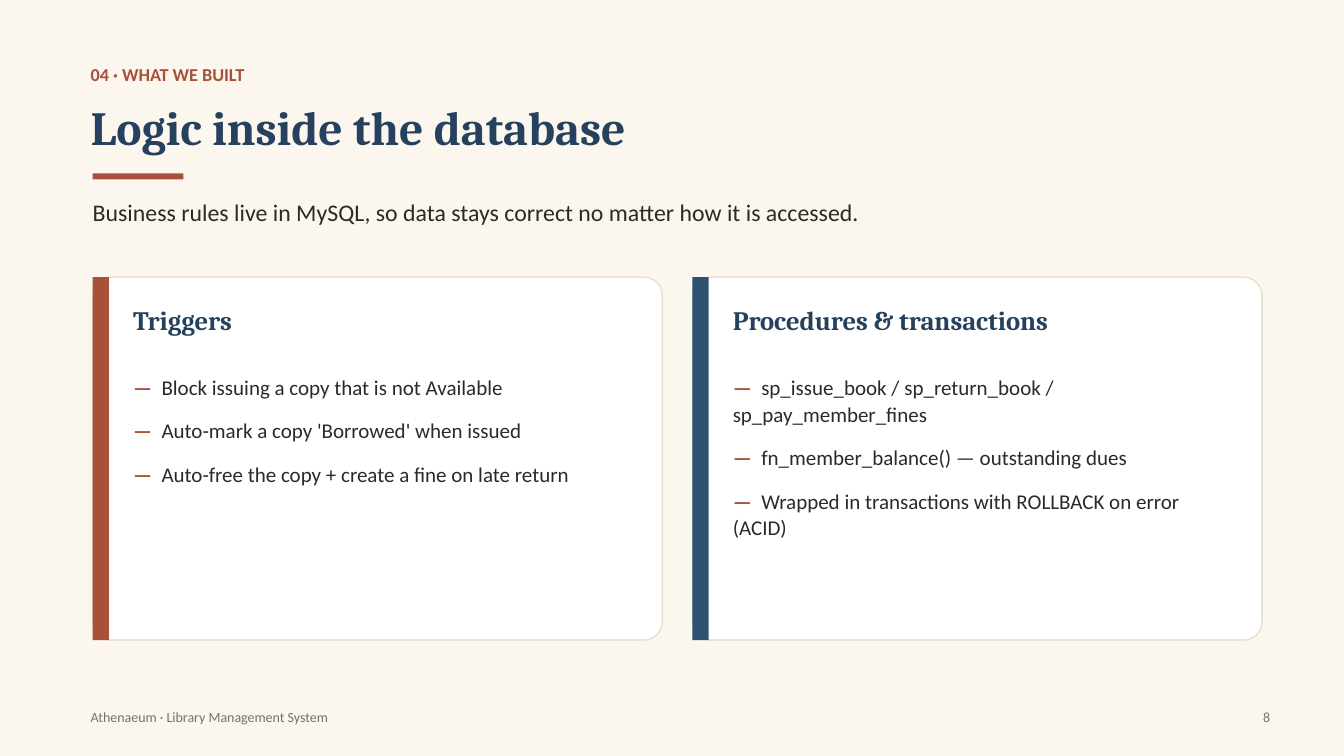
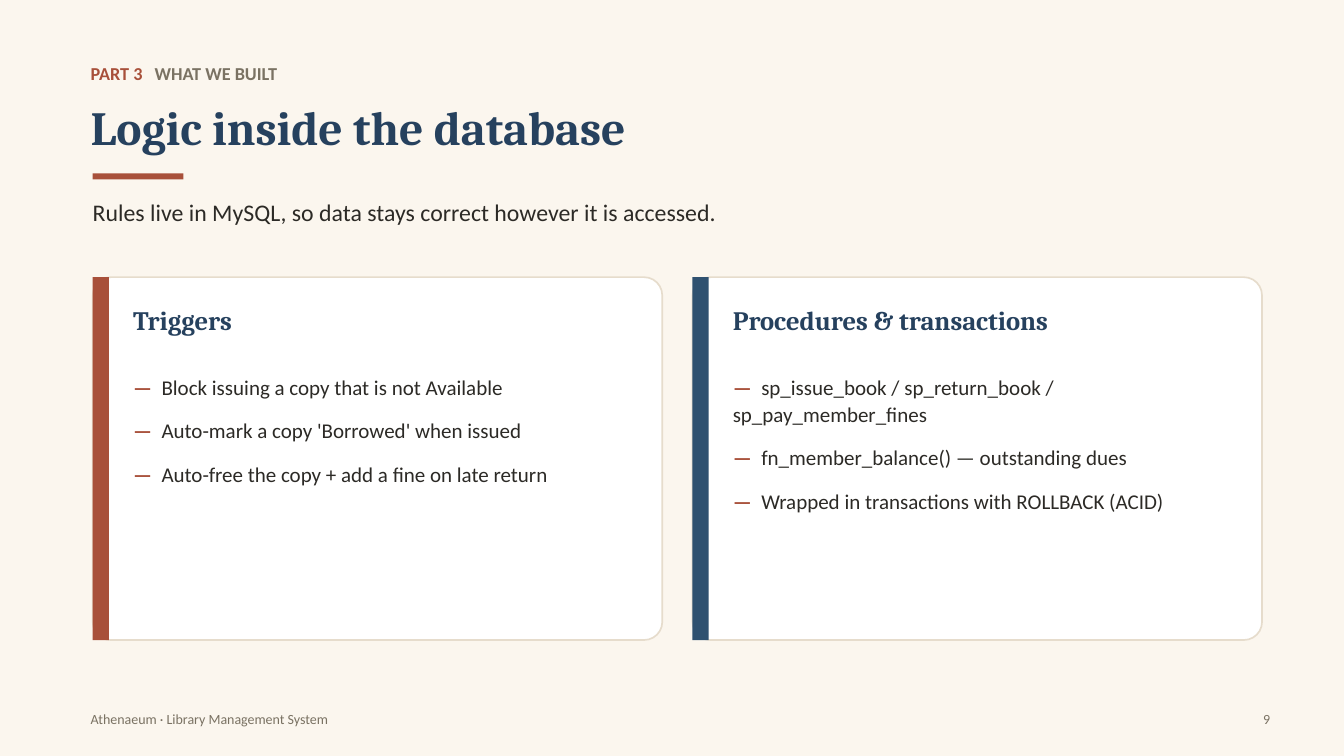
Before and after one commit to Roky777/DBMS_CAPSTONE, a slide deck: slide 9 of docs/Athenaeum_Presentation.pptx (slide 8 before the commit). Drawn at 1344x756 pixels with LibreOffice and Linux fonts; fonts in the diff are those of the drawing. Boxes give left, top, right and bottom in pixels: in the first picture for what was removed or moved away, otherwise in the second. Text is boxed around its words. In the diff, an @@ line names an element or a change of style, - is before the commit and + after.

Commit message:
Rebuild presentation: 4-part flow with live app screenshots

```diff
--- a/docs/Athenaeum_Presentation.pptx
+++ b/docs/Athenaeum_Presentation.pptx
@@ text at [91, 68, 277, 80]: text changed; text colour #A8503A to #7A7263 @@
-04 · WHAT WE BUILT
+PART 3 WHAT WE BUILT
@@ text at [93, 204, 715, 225]: text changed @@
-Business rules live in MySQL, so data stays correct no matter how it is accessed.
+Rules live in MySQL, so data stays correct however it is accessed.
@@ rounded rectangle at [93, 277, 662, 640]: outline #ECE2D4 1.2 pt to #E6DCCC 1.2 pt @@
@@ rounded rectangle at [693, 277, 1262, 640]: outline #ECE2D4 1.2 pt to #E6DCCC 1.2 pt @@
@@ text at [162, 467, 548, 486]: text changed @@
-— Auto-free the copy + create a fine on late return
+— Auto-free the copy + add a fine on late return
@@ text at [761, 494, 1163, 513]: text changed @@
-— Wrapped in transactions with ROLLBACK on error (ACID)
+— Wrapped in transactions with ROLLBACK (ACID)
@@ text at [1263, 715, 1270, 724]: text changed @@
-8
+9
```
Also in this commit, not shown: 11 other slides changed, 4 slides added, 3 slides removed, 1 other file.
